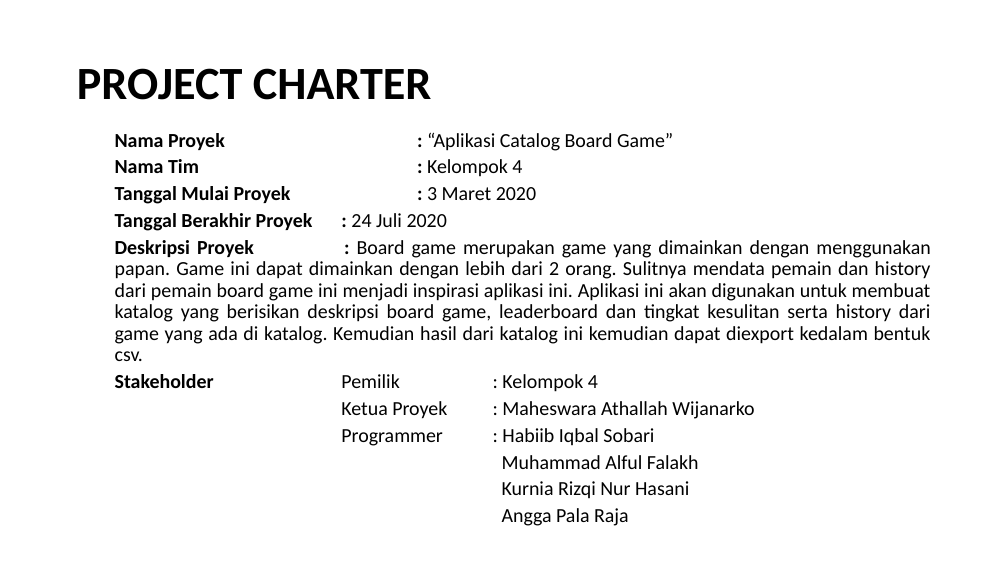
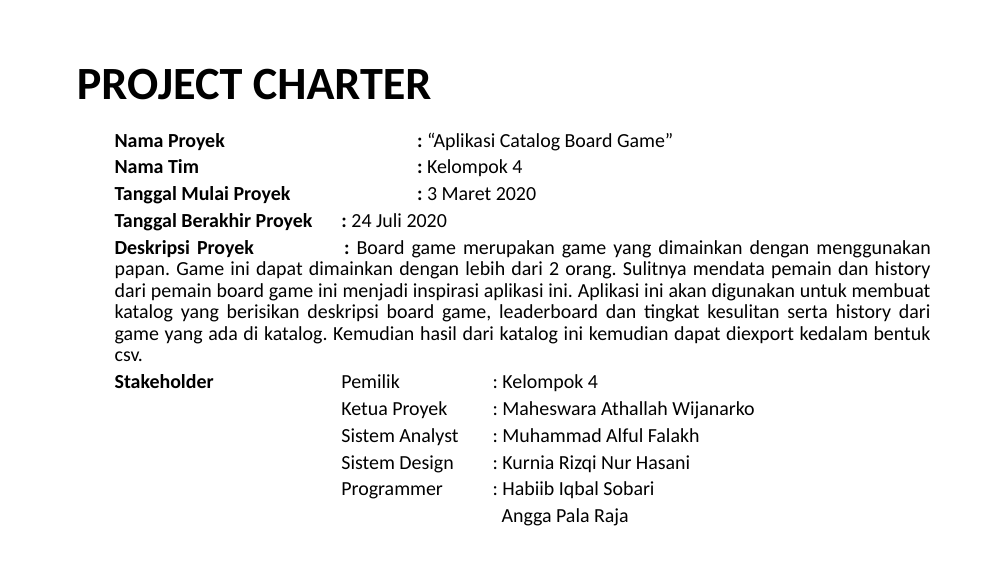
Before and after one commit to anggaraga1408/PPL4611, a slide deck: slide 2 of Aplikasi Catalog Board Game.pptx. Drawn at 1008x567 pixels with LibreOffice and Linux fonts; fonts in the diff are those of the drawing. Boxes give left, top, right and bottom in pixels: in the first picture for what was removed or moved away, otherwise in the second. Text is boxed around its words. In the diff, an @@ line names an element or a change of style, - is before the commit and + after.

```diff
--- a/Aplikasi Catalog Board Game.pptx
+++ b/Aplikasi Catalog Board Game.pptx
@@ text at [341,428,700,473]: paragraphs added @@
+  Sistem Analyst : Muhammad Alful Falakh
+  Sistem Design : Kurnia Rizqi Nur Hasani
@@ text at [502,455,699,499]: paragraphs removed @@
-  Muhammad Alful Falakh
-  Kurnia Rizqi Nur Hasani
```
Also in this commit, not shown: 1 slide added, 1 other file.
